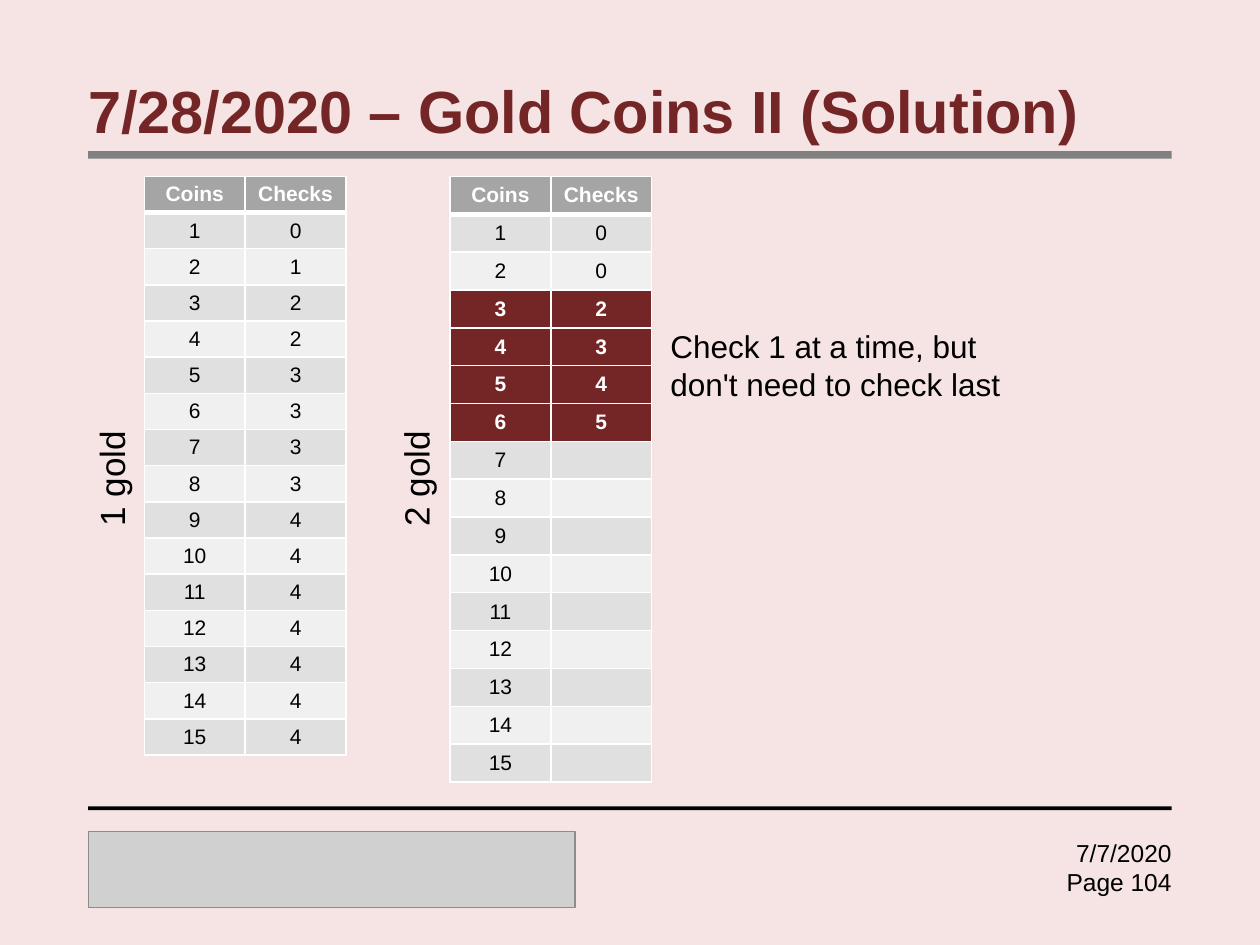
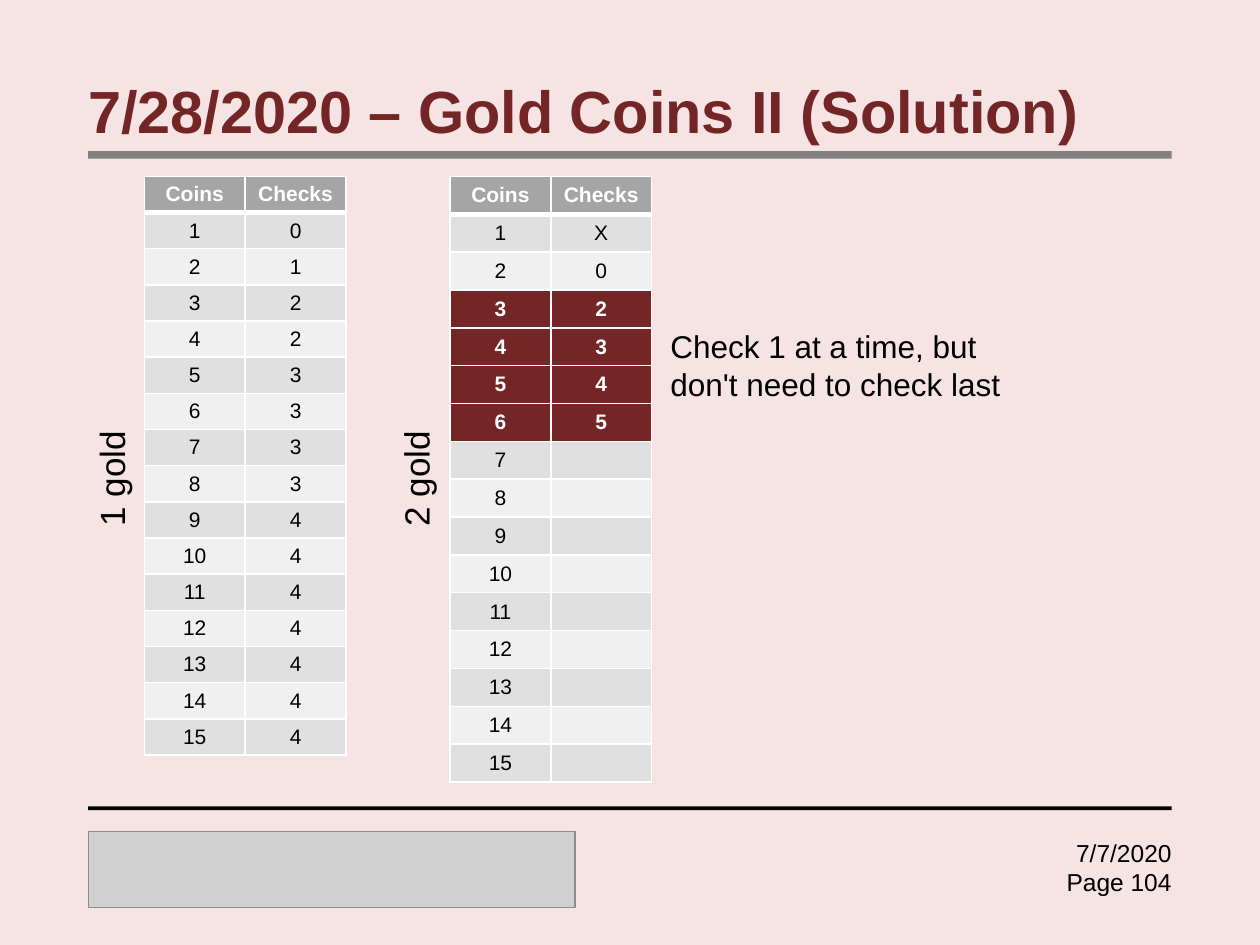
Before and after one commit to Samyak-code/Instructorfiles, a slide deck: slide 104 of lectures/extra/RacecarRiddles.pptx. Drawn at 1260x945 pixels with LibreOffice and Linux fonts; fonts in the diff are those of the drawing; grey boxes stand for pictures. Boxes give left, top, right and bottom in pixels: in the first picture for what was removed or moved away, otherwise in the second. Text is boxed around its words. In the diff, an @@ line names an element or a change of style, - is before the commit and + after.

Commit message:
Adding final slide decks from summer

```diff
--- a/lectures/extra/RacecarRiddles.pptx
+++ b/lectures/extra/RacecarRiddles.pptx
@@ table at (450,176,651,781) @@
-row 2, column 2: 0
+row 2, column 2: X
```
Also in this commit, not shown: 2 other files.
